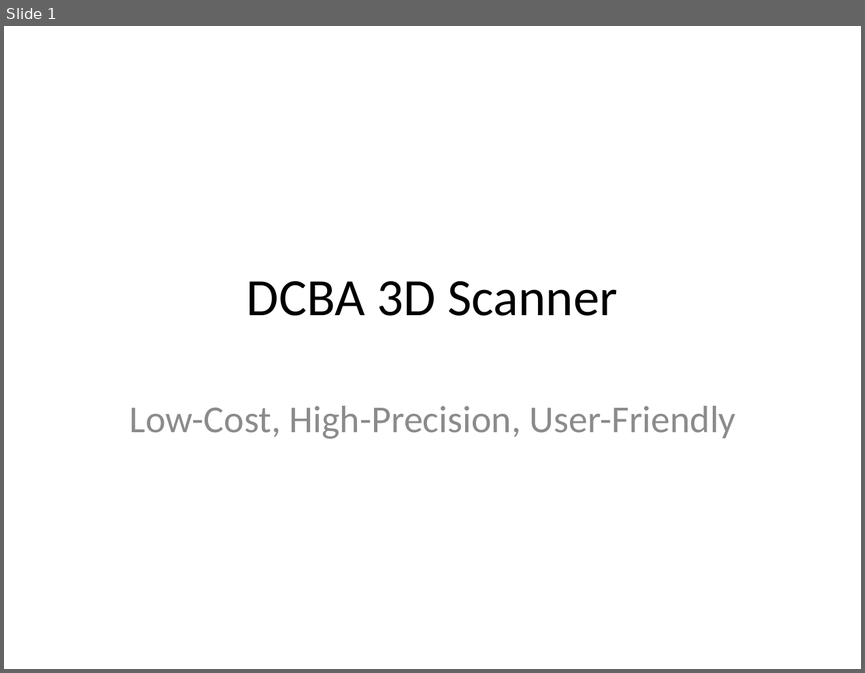
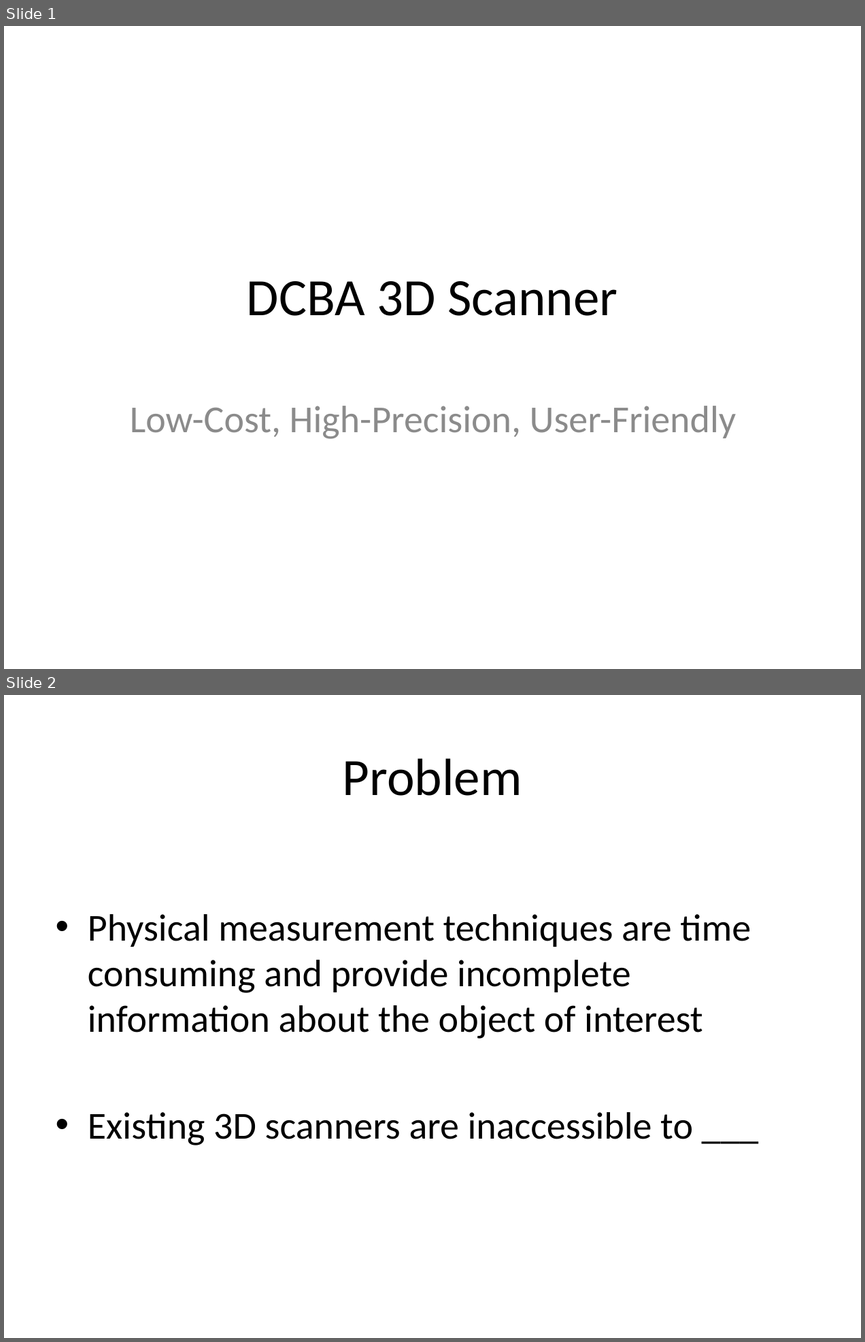
Before and after one commit to troyastorino/dcba, a slide deck: presentations/10-slide-pitch/initial-10-slide-pitch.pptx. Shown one above the other, each under a label of ours: slide 1 before the commit, slides 1 and 2 after it. The pictures are 865x673 and 865x1342 pixels, drawn with LibreOffice and Linux fonts; fonts in the diff are those of the drawing. Boxes give left, top, right and bottom in pixels: in the first picture for what was removed or moved away, otherwise in the second. Text is boxed around its words. In the diff, an @@ line names an element or a change of style, - is before the commit and + after.

```diff
--- a/presentations/10-slide-pitch/initial-10-slide-pitch.pptx
+++ b/presentations/10-slide-pitch/initial-10-slide-pitch.pptx
@@ slide 2 added at box(4, 695, 861, 1338), background #FFFFFF @@
@@ title added at box(343, 758, 522, 796), 44 pt, text #000000 @@
+Problem
@@ text added at box(88, 914, 751, 1145), 32 pt, text #000000 @@
+• Physical measurement techniques are time consuming and provide incomplete information about the object of interest
+• Existing 3D scanners are inaccessible to ___
```
Also in this commit, not shown: 3 slides changed, 3 other slides added, 2 slides removed, 5 other files.
